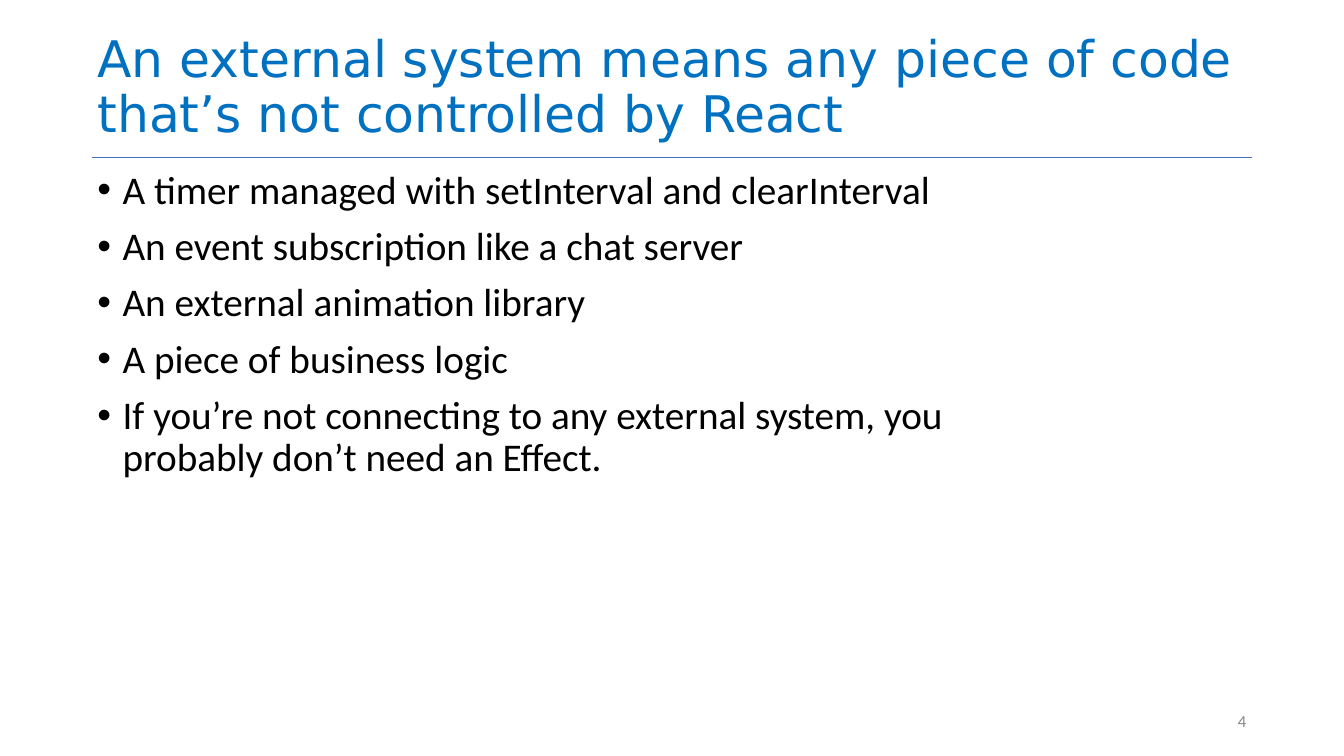
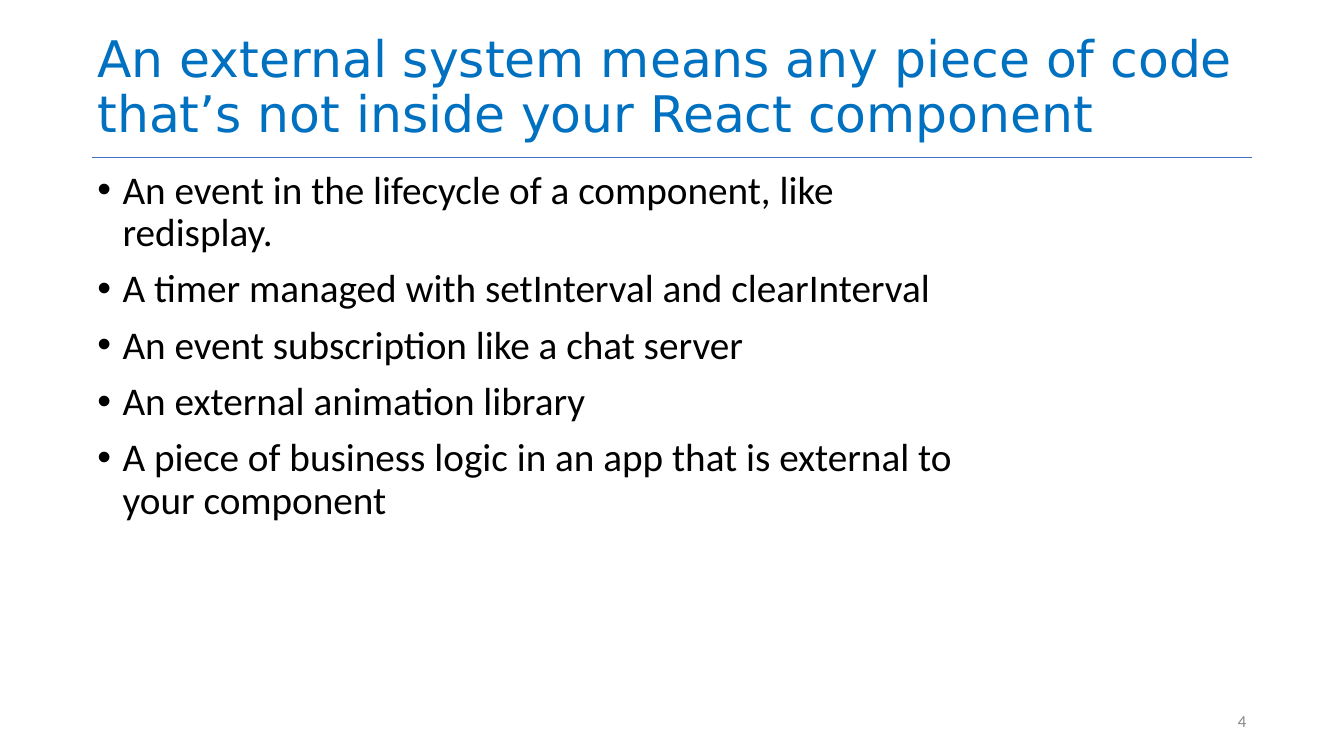
Before and after one commit to neu-se/CS4530-Fall-2023, a slide deck: slide 4 of Slides/Module 08 React Hooks.pptx. Drawn at 1344x756 pixels with LibreOffice and Linux fonts; fonts in the diff are those of the drawing. Boxes give left, top, right and bottom in pixels: in the first picture for what was removed or moved away, otherwise in the second. Text is boxed around its words. In the diff, an @@ line names an element or a change of style, - is before the commit and + after.

```diff
--- a/Slides/Module 08 React Hooks.pptx
+++ b/Slides/Module 08 React Hooks.pptx
@@ title at box(97, 38, 1232, 143): text changed @@
-An external system means any piece of code that’s not controlled by React
+An external system means any piece of code that’s not inside your React component
@@ text at box(123, 176, 834, 253): paragraph added @@
+• An event in the lifecycle of a component, like redisplay.
@@ text at box(123, 443, 951, 521): text changed @@
-• A piece of business logic
-• If you’re not connecting to any external system, you probably don’t need an Effect.
+• A piece of business logic in an app that is external to your component
```
Also in this commit, not shown: 11 other slides changed, 4 other files.
